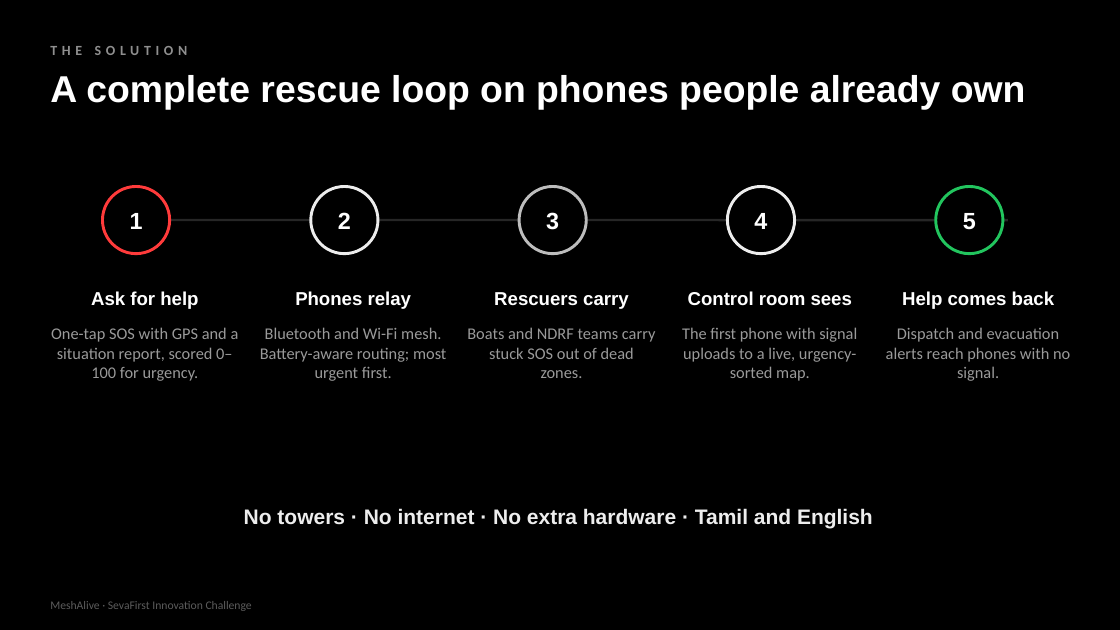
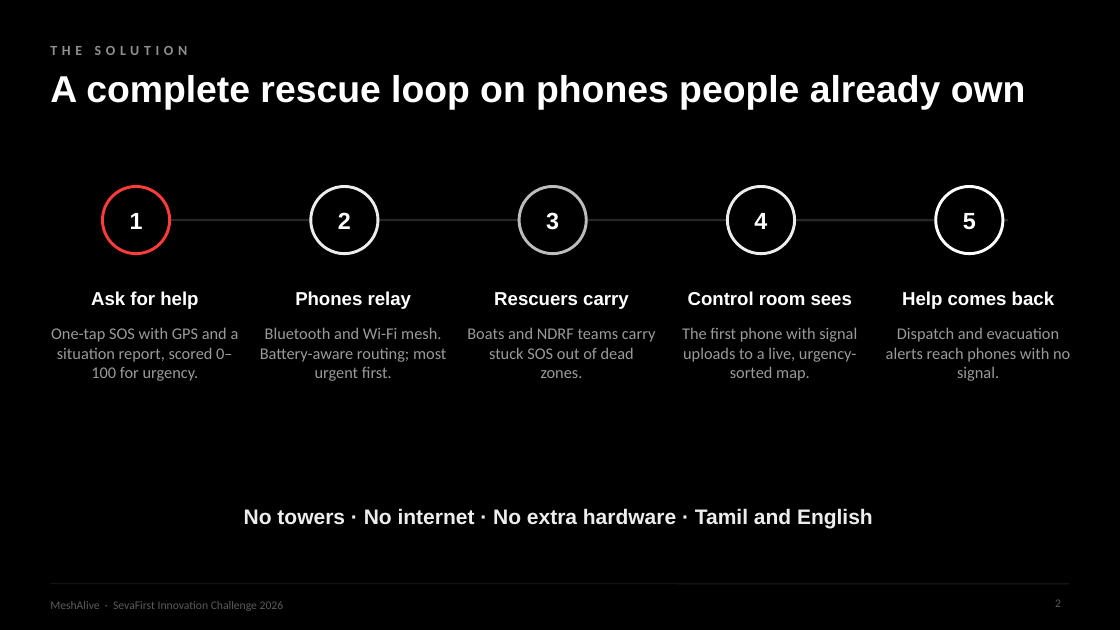
Before and after one commit to yogeshwardev/MESHALIVE-, a slide deck: slide 2 of submission/MeshAlive_Pitch_6_Slides.pptx. Drawn at 1120x630 pixels with LibreOffice and Linux fonts; fonts in the diff are those of the drawing. Boxes give left, top, right and bottom in pixels: in the first picture for what was removed or moved away, otherwise in the second. Text is boxed around its words. In the diff, an @@ line names an element or a change of style, - is before the commit and + after.

```diff
--- a/submission/MeshAlive_Pitch_6_Slides.pptx
+++ b/submission/MeshAlive_Pitch_6_Slides.pptx
@@ ellipse "5" at (936,187,1003,254): outline #22C55E 2.5 pt to #FFFFFF 2.5 pt @@
@@ line added from (50, 584) to (1070, 584), #1F1F1F 0.75 pt @@
@@ page number added at (1055,599,1061,607), 10 pt, text #5C5C5C @@
+2
@@ text at (50,601,284,611): text changed @@
-MeshAlive · SevaFirst Innovation Challenge
+MeshAlive · SevaFirst Innovation Challenge 2026
```
Also in this commit, not shown: 5 other slides changed, 9 other files.
